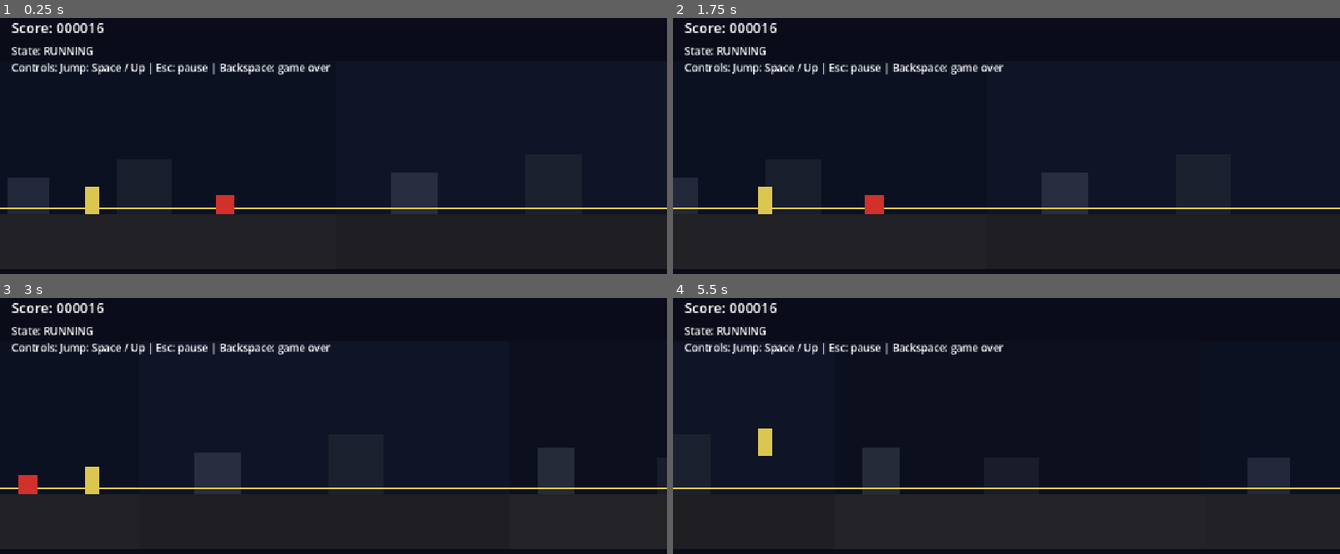
Above: before the commit, frames 1-4 (two rows, left to right).
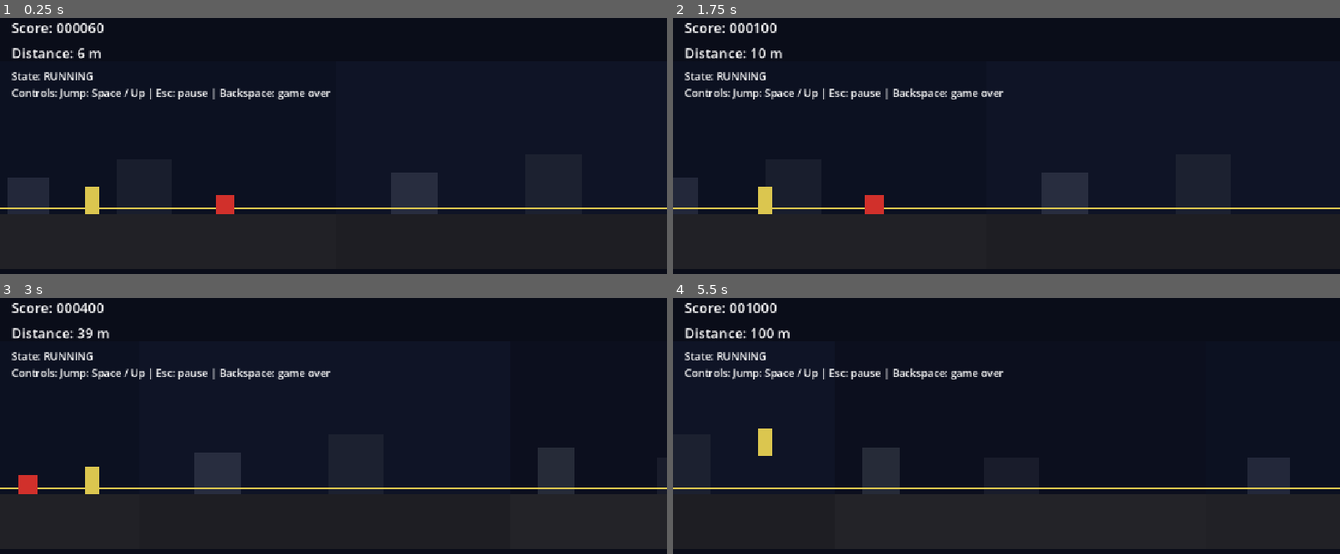
Above: after the commit, the same moments.

Repository: v-Kaefer/Take-Your-Pills
Game: Godot game, scene res://scenes/game/game.tscn
Same seed, same stepped clock (60 frames per second), same inputs: the game is played once before the commit and once after it.
Inputs:
- Up to frame 1 (0.25 s): no input
- Up to frame 2 (1.75 s): hold Up 0.53-1.25 s; tap Space (player_jump) at 0.77 s; click "Restart Run" at 1.25 s
- Up to frame 3 (3 s): hold Up 2.03-2.78 s; tap Space (player_jump) at 2.27 s
- Up to frame 4 (5.5 s): hold Up 3.53-5.03 s; tap Space (player_jump) at 3.77, 4.52, 5.27 s

The runs differ from the first frame. In frame 1, 2.7% of the frame differs, in the area x 1-50%, y 1-32%; in frame 2, 2.7%; in frame 3, 2.7%; in frame 4, 2.8%.

Commit message:
feat(score-hud): implement US-07 score and distance tracking with multipliers

Diff:
--- a/scenes/game/game.gd
+++ b/scenes/game/game.gd
@@ -12,6 +12,14 @@
 
 var current_state: GameState = GameState.RUNNING
 var score: int = 0
+var distance: float = 0.0
+var bonus_score: int = 0
+var score_accumulator: float = 0.0
+var _last_displayed_distance: int = -1
+
+const BASE_SCORE_PER_METER := 10.0
+var current_scenario_multiplier: float = 1.0
+var current_speed_multiplier: float = 1.0
 
 
 func _ready() -> void:
@@ -26,10 +34,26 @@
 
 func _process(_delta: float) -> void:
 	if current_state == GameState.RUNNING:
-		var new_score := int(player.position.x / SCORE_DISTANCE_DIVISOR)
-		if new_score != score:
+		var meters_scrolled := (chunks.scroll_speed * _delta) / SCORE_DISTANCE_DIVISOR
+		distance += meters_scrolled
+
+		# Gained points this frame based on distance scrolled and current multipliers
+		var points_gained := meters_scrolled * BASE_SCORE_PER_METER * current_scenario_multiplier * current_speed_multiplier
+		score_accumulator += points_gained
+
+		var current_dist_int := int(distance)
+		var new_score := int(score_accumulator) + bonus_score
+
+		if new_score != score or current_dist_int != _last_displayed_distance:
 			score = new_score
+			_last_displayed_distance = current_dist_int
 			_update_hud()
+
+
+func add_score(amount: int) -> void:
+	bonus_score += amount
+	score = int(score_accumulator) + bonus_score
+	_update_hud()
 
 
 func _unhandled_input(event: InputEvent) -> void:
@@ -106,6 +130,7 @@
 
 	hud.update_state(state_text, control_note)
 	hud.update_score(score)
+	hud.update_distance(distance)
 
 
 func _ensure_input_actions() -> void:
--- a/scenes/game/hud.gd
+++ b/scenes/game/hud.gd
@@ -3,6 +3,7 @@
 
 @onready var state_label: Label = $MarginContainer/VBoxContainer/StateLabel
 @onready var score_label: Label = $MarginContainer/VBoxContainer/ScoreLabel
+@onready var distance_label: Label = $MarginContainer/VBoxContainer/DistanceLabel
 @onready var restart_button: Button = $MarginContainer/VBoxContainer/RestartButton
 
 func _ready() -> void:
@@ -17,6 +18,9 @@
 func update_score(score: int) -> void:
 	score_label.text = "Score: %06d" % score
 
+func update_distance(distance: float) -> void:
+	distance_label.text = "Distance: %d m" % int(distance)
+
 func show_game_over() -> void:
 	restart_button.show()
 
--- a/scenes/game/hud.tscn
+++ b/scenes/game/hud.tscn
@@ -25,6 +25,11 @@
 theme_override_font_sizes/font_size = 24
 text = "Score: 000000"
 
+[node name="DistanceLabel" type="Label" parent="MarginContainer/VBoxContainer"]
+layout_mode = 2
+theme_override_font_sizes/font_size = 24
+text = "Distance: 0m"
+
 [node name="StateLabel" type="Label" parent="MarginContainer/VBoxContainer"]
 layout_mode = 2
 theme_override_font_sizes/font_size = 18
